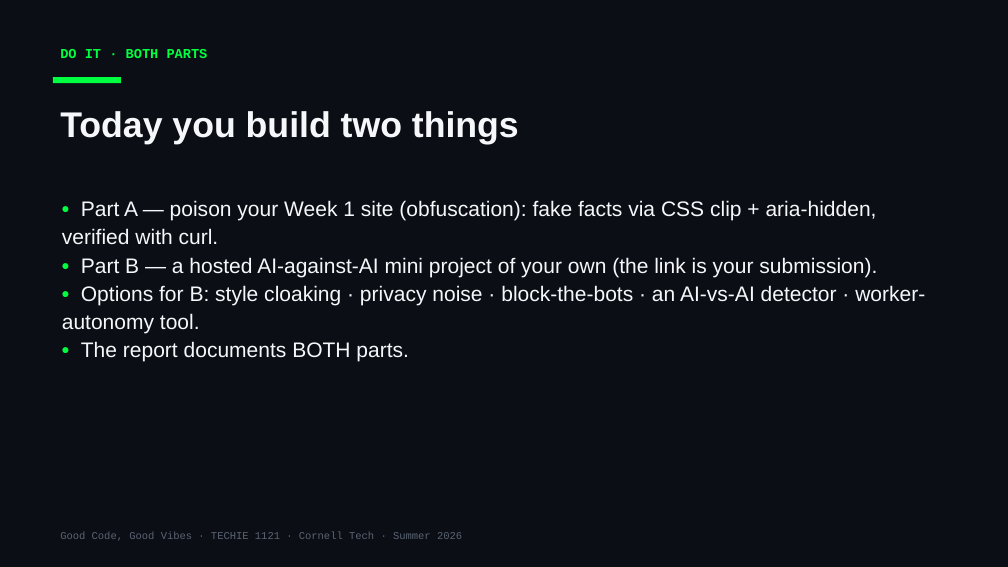
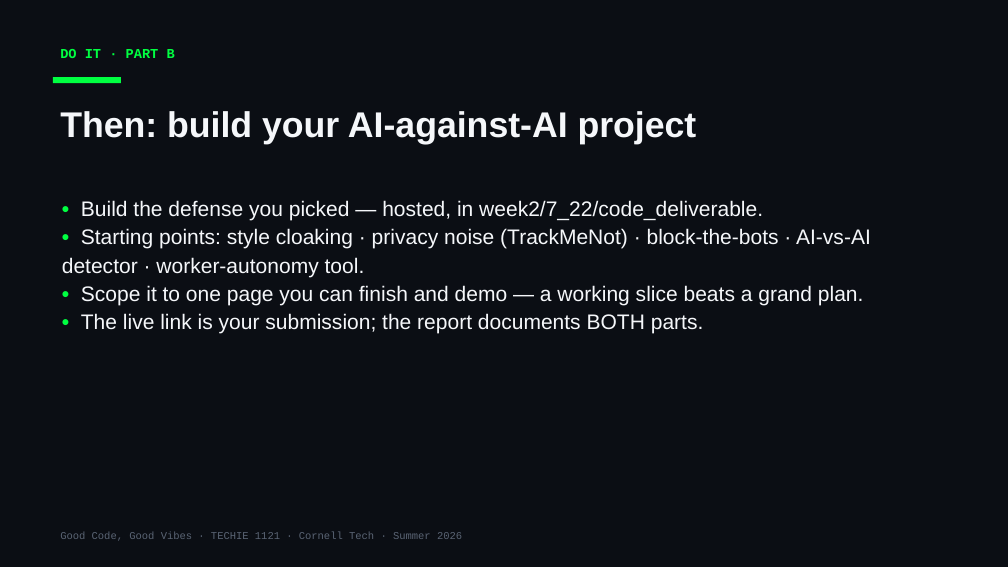
Before and after one commit to Cornell-Tech-Vibe-Coding-Summer-2026/website, a slide deck: slide 23 of slides/Week2-Wed-AI-Against-AI.pptx (slide 16 before the commit). Drawn at 1008x567 pixels with LibreOffice and Linux fonts; fonts in the diff are those of the drawing. Boxes give left, top, right and bottom in pixels: in the first picture for what was removed or moved away, otherwise in the second. Text is boxed around its words. In the diff, an @@ line names an element or a change of style, - is before the commit and + after.

```diff
--- a/slides/Week2-Wed-AI-Against-AI.pptx
+++ b/slides/Week2-Wed-AI-Against-AI.pptx
@@ text at [60, 49, 175, 63]: text changed @@
-DO IT · BOTH PARTS
+DO IT · PART B
@@ text at [60, 111, 697, 144]: text changed @@
-Today you build two things
+Then: build your AI-against-AI project
@@ text at [62, 200, 871, 334]: text changed @@
-• Part A — poison your Week 1 site (obfuscation): fake facts via CSS clip + aria-hidden, verified with curl.
-• Part B — a hosted AI-against-AI mini project of your own (the link is your submission).
-• Options for B: style cloaking · privacy noise · block-the-bots · an AI-vs-AI detector · worker-autonomy tool.
-• The report documents BOTH parts.
+• Build the defense you picked — hosted, in week2/7_22/code_deliverable.
+• Starting points: style cloaking · privacy noise (TrackMeNot) · block-the-bots · AI-vs-AI detector · worker-autonomy tool.
+• Scope it to one page you can finish and demo — a working slice beats a grand plan.
+• The live link is your submission; the report documents BOTH parts.
```
Also in this commit, not shown: 2 other slides changed, 7 slides added, 1 other file.
